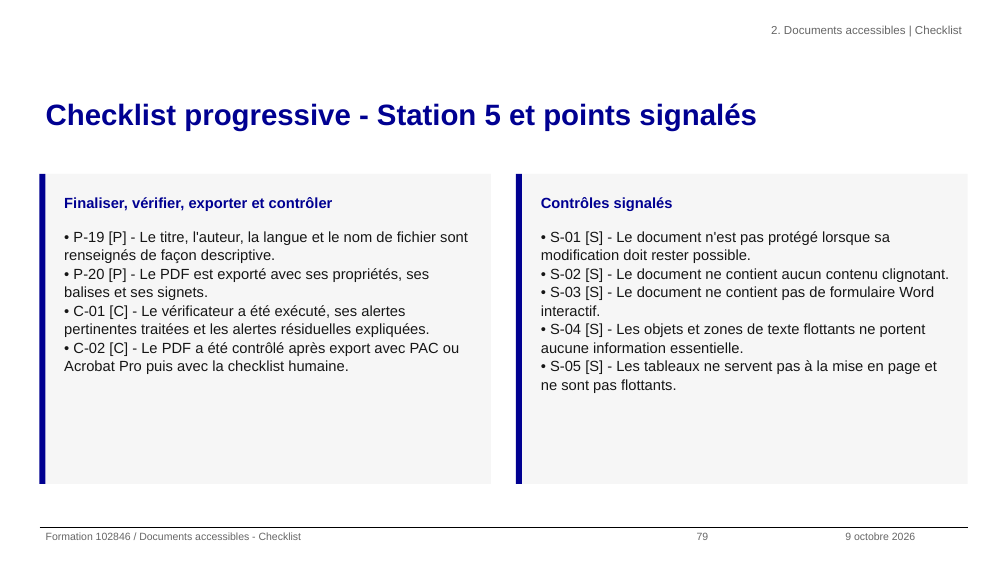
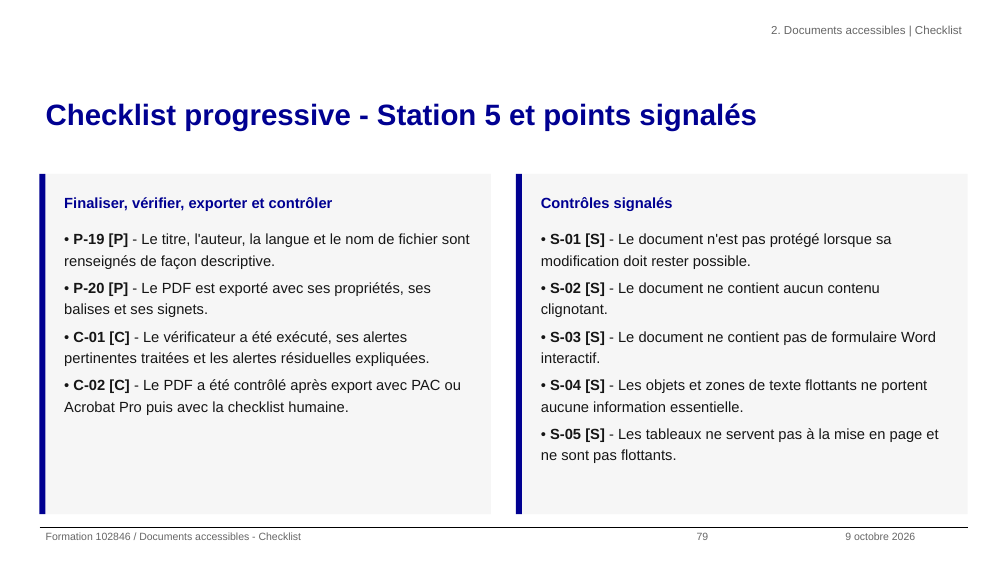
Before and after one commit to alexandra-guiderdoni/usine-fabrication-igpde-102846-ay11, a slide deck: slide 79 of livrables-IGPDE-2026-102846/Formateur/support-formation-102846-2026-IGPDE.pptx. Drawn at 1008x567 pixels with LibreOffice and Linux fonts; fonts in the diff are those of the drawing; background and template pictures are left out. Boxes give left, top, right and bottom in pixels: in the first picture for what was removed or moved away, otherwise in the second. Text is boxed around its words. In the diff, an @@ line names an element or a change of style, - is before the commit and + after.

```diff
--- a/livrables-IGPDE-2026-102846/Formateur/support-formation-102846-2026-IGPDE.pptx
+++ b/livrables-IGPDE-2026-102846/Formateur/support-formation-102846-2026-IGPDE.pptx
@@ rectangle: place and size @@
-rectangle at [39,174,45,484]
+rectangle at [39,174,45,514]
@@ rectangle: place and size @@
-rectangle at [45,174,491,484]
+rectangle at [45,174,491,514]
@@ rectangle: place and size @@
-rectangle at [516,174,522,484]
+rectangle at [516,174,522,514]
@@ rectangle: place and size @@
-rectangle at [522,174,967,484]
+rectangle at [522,174,967,514]
@@ text "• P-19 [P] - Le ..." at [64,233,470,415]: bold on in "P-19 [P]", "P-20 [P]", "C-01 [C]", "C-02 [C]"; line spacing 1.05 to 1.2; more space between paragraphs @@
@@ text "• S-01 [S] - Le ..." at [541,233,938,463]: bold on in "S-01 [S]", "S-02 [S]", "S-03 [S]", "S-04 [S]" and 1 more places; line spacing 1.05 to 1.2; more space between paragraphs @@
```
Also in this commit, not shown: 18 other slides changed, 29 other files.
